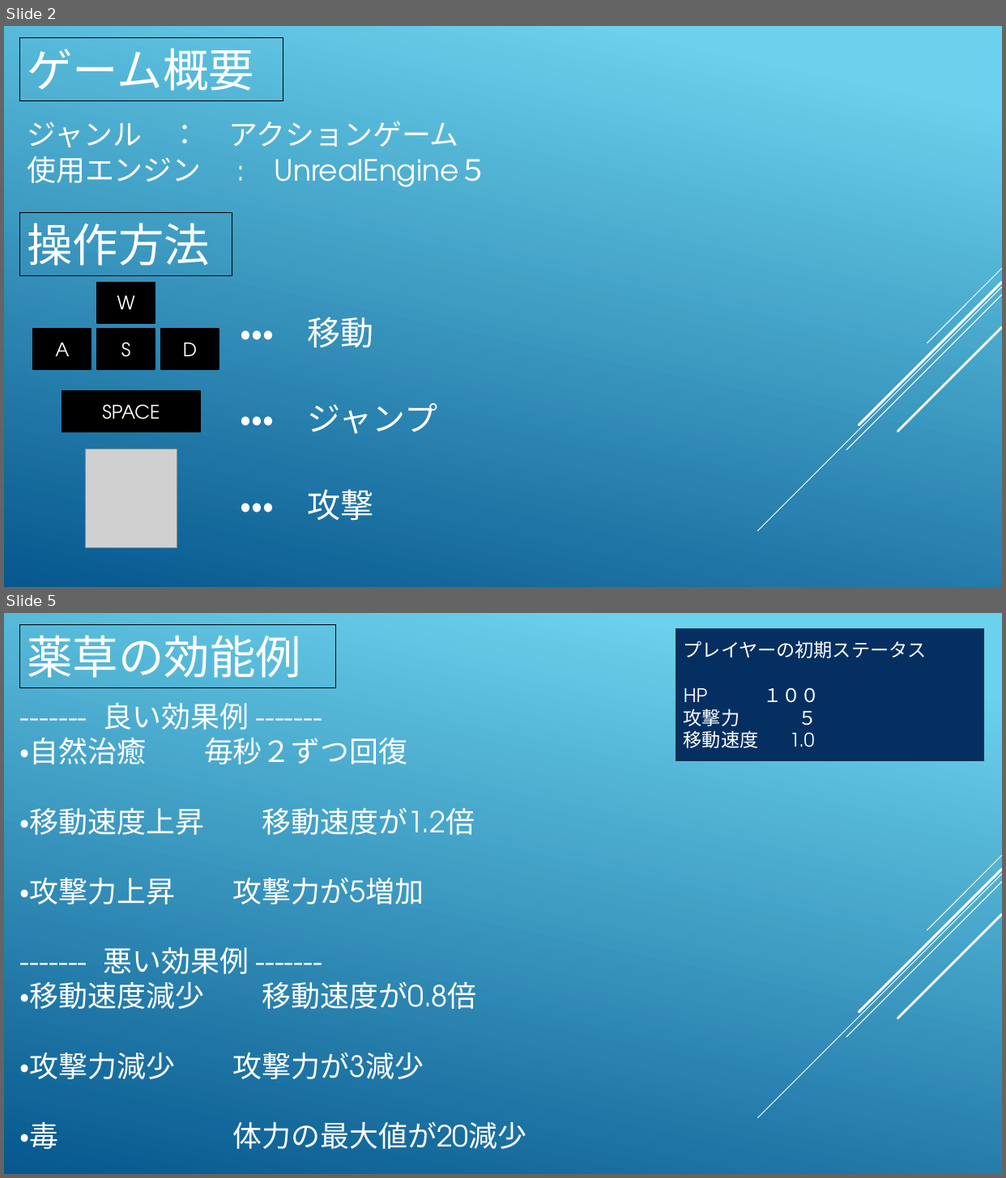
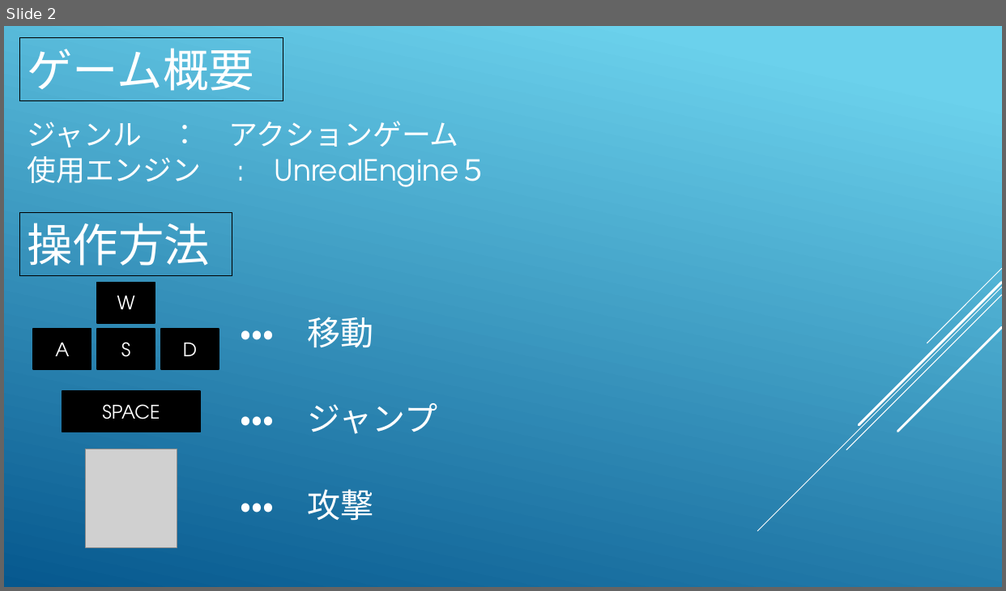
Before and after one commit to KawanoTakumi/2B-Team, a slide deck: Back To Home.pptx. Shown one above the other, each under a label of ours: slides 2 and 5 before the commit, slide 2 after it; the slides between them are not shown. The pictures are 1006x1178 and 1006x591 pixels, drawn with LibreOffice and Linux fonts; fonts in the diff are those of the drawing; grey boxes stand for pictures. Boxes give left, top, right and bottom in pixels: in the first picture for what was removed or moved away, otherwise in the second. Text is boxed around its words. In the diff, an @@ line names an element or a change of style, - is before the commit and + after.

Commit message:
敵の各種ステータスを設定しなおした。企画書を修正

```diff
--- a/Back To Home.pptx
+++ b/Back To Home.pptx
@@ slide 5 removed at (4,613,1002,1174), background gradient #6ED2EB to #06588E; not listed: 5 template elements that a slide beside it also shows @@
@@ rectangle removed at (19,625,335,688) @@
-薬草の効能例
@@ rectangle removed at (676,628,984,761) @@
-プレイヤーの初期ステータス
-HP １００
-攻撃力 ５
-移動速度 1.0
@@ text removed at (20,702,527,1149) @@
-------- 良い効果例 -------
-・自然治癒 毎秒２ずつ回復
-・移動速度上昇 移動速度が1.2倍
-・攻撃力上昇 攻撃力が5増加
-------- 悪い効果例 -------
-・移動速度減少 移動速度が0.8倍
-・攻撃力減少 攻撃力が3減少
-・毒 体力の最大値が20減少
```
Also in this commit, not shown: 3 slides changed, 1 slide added, 21 other files.
